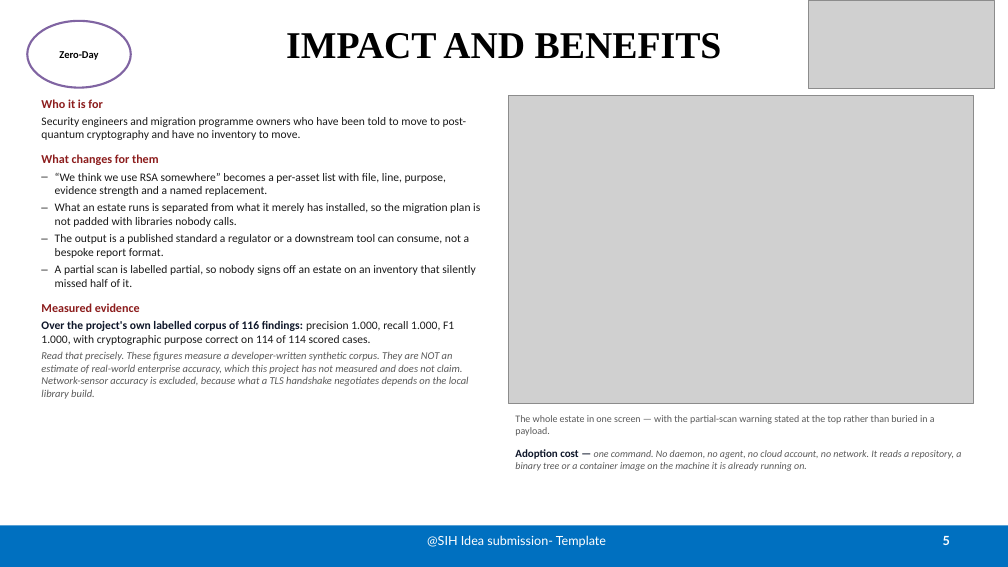
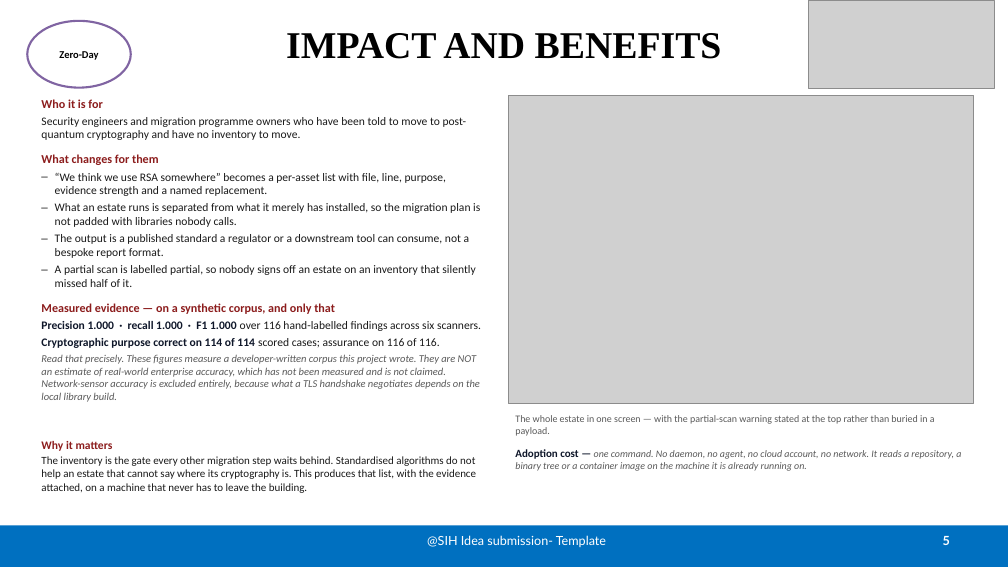
Before and after one commit to sgtsujith141-wq/cryptodrishti, a slide deck: slide 5 of submission/CryptoDrishti-SIH26164-Idea-Presentation.pptx. Drawn at 1008x567 pixels with LibreOffice and Linux fonts; fonts in the diff are those of the drawing; grey boxes stand for pictures. Boxes give left, top, right and bottom in pixels: in the first picture for what was removed or moved away, otherwise in the second. Text is boxed around its words. In the diff, an @@ line names an element or a change of style, - is before the commit and + after.

```diff
--- a/submission/CryptoDrishti-SIH26164-Idea-Presentation.pptx
+++ b/submission/CryptoDrishti-SIH26164-Idea-Presentation.pptx
@@ text at [41, 303, 481, 402]: text changed @@
-Measured evidence
-Over the project's own labelled corpus of 116 findings: precision 1.000, recall 1.000, F1 1.000, with cryptographic purpose correct on 114 of 114 scored cases.
-Read that precisely. These figures measure a developer-written synthetic corpus. They are NOT an estimate of real-world enterprise accuracy, which this project has not measured and does not claim. Network-sensor accuracy is excluded, because what a TLS handshake negotiates depends on the local library build.
+Measured evidence — on a synthetic corpus, and only that
+Precision 1.000 · recall 1.000 · F1 1.000 over 116 hand-labelled findings across six scanners.
+Cryptographic purpose correct on 114 of 114 scored cases; assurance on 116 of 116.
+Read that precisely. These figures measure a developer-written corpus this project wrote. They are NOT an estimate of real-world enterprise accuracy, which has not been measured and is not claimed. Network-sensor accuracy is excluded entirely, because what a TLS handshake negotiates depends on the local library build.
@@ text added at [41, 441, 476, 493], 10.5 pt, text #1A1A1A @@
+Why it matters
+The inventory is the gate every other migration step waits behind. Standardised algorithms do not help an estate that cannot say where its cryptography is. This produces that list, with the evidence attached, on a machine that never has to leave the building.
```
Also in this commit, not shown: 1 other slide changed, 2 other files.
